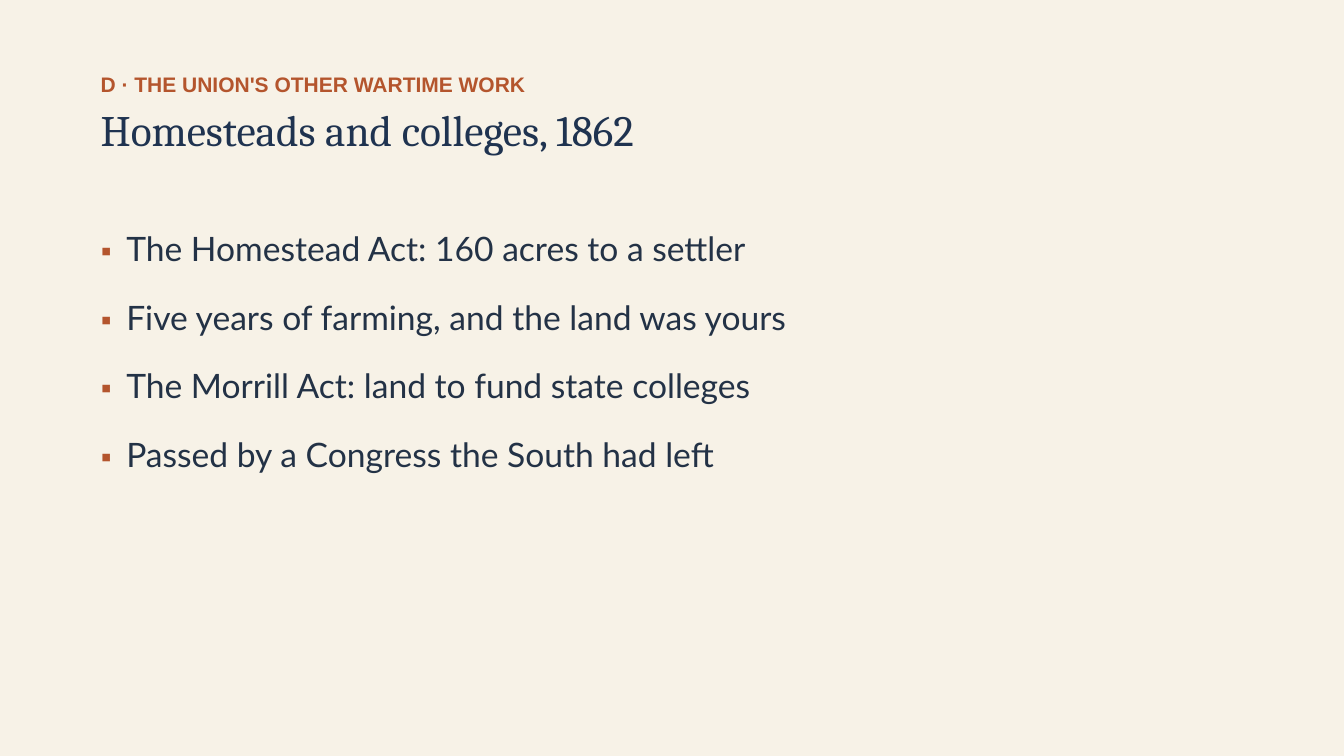
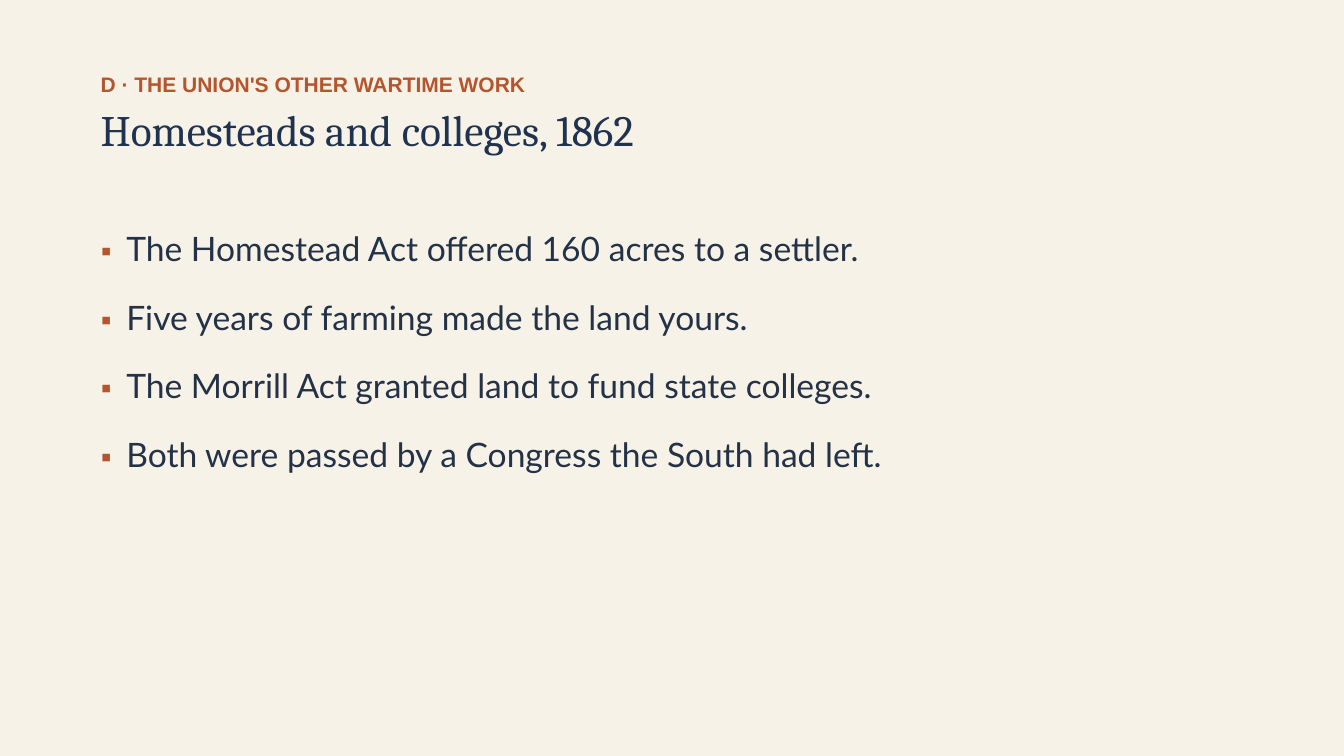
Before and after one commit to ab17gthb/humanities-curriculum-group, a slide deck: slide 14 of sectional-crisis/lesson-08/lesson-08-slides.pptx. Drawn at 1344x756 pixels with LibreOffice and Linux fonts; fonts in the diff are those of the drawing. Boxes give left, top, right and bottom in pixels: in the first picture for what was removed or moved away, otherwise in the second. Text is boxed around its words. In the diff, an @@ line names an element or a change of style, - is before the commit and + after.

```diff
--- a/sectional-crisis/lesson-08/lesson-08-slides.pptx
+++ b/sectional-crisis/lesson-08/lesson-08-slides.pptx
@@ text at (126,236,881,473): text changed @@
-▪ The Homestead Act: 160 acres to a settler
-▪ Five years of farming, and the land was yours
-▪ The Morrill Act: land to fund state colleges
-▪ Passed by a Congress the South had left
+▪ The Homestead Act offered 160 acres to a settler.
+▪ Five years of farming made the land yours.
+▪ The Morrill Act granted land to fund state colleges.
+▪ Both were passed by a Congress the South had left.
```
Also in this commit, not shown: 11 other slides changed, 6 other files.
